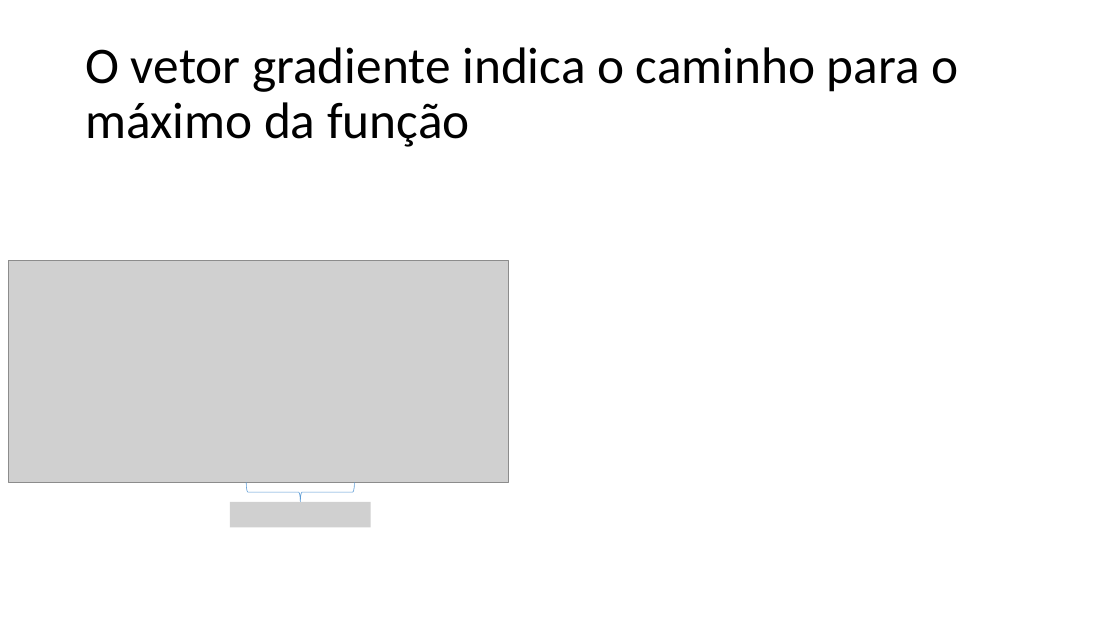
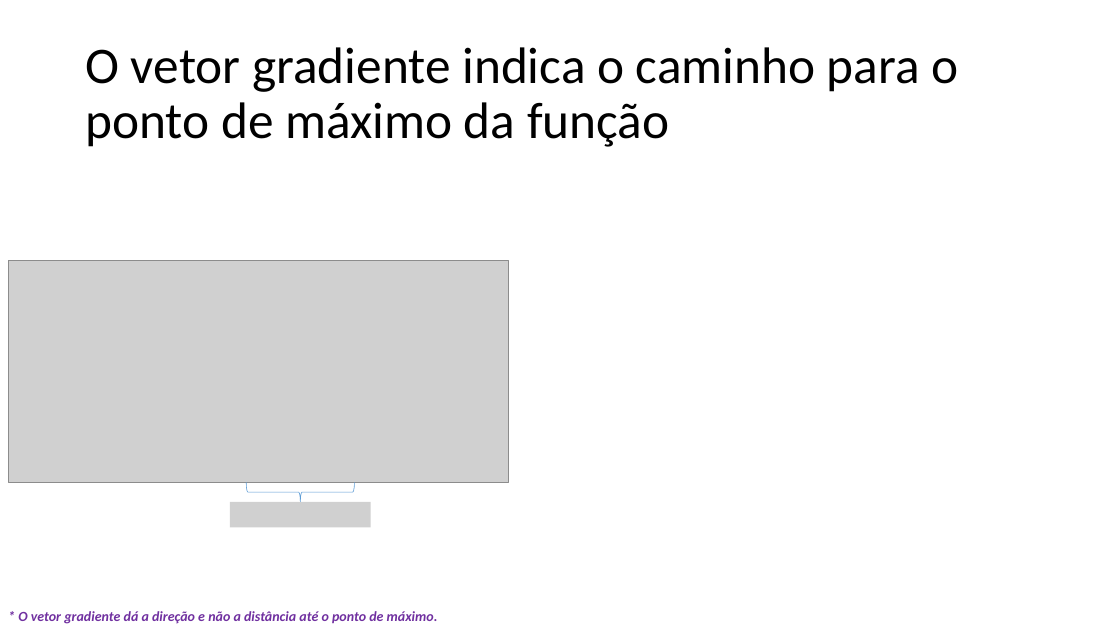
Before and after one commit to zz4fap/t319_aprendizado_de_maquina, a slide deck: slide 9 of slides/T319_Regressão_Linear (Parte II).pptx (slide 8 before the commit). Drawn at 1120x630 pixels with LibreOffice and Linux fonts; fonts in the diff are those of the drawing; grey boxes stand for pictures. Boxes give left, top, right and bottom in pixels: in the first picture for what was removed or moved away, otherwise in the second. Text is boxed around its words. In the diff, an @@ line names an element or a change of style, - is before the commit and + after.

```diff
--- a/slides/T319_Regressão_Linear (Parte II).pptx
+++ b/slides/T319_Regressão_Linear (Parte II).pptx
@@ title at box(85, 47, 959, 147): text changed @@
-O vetor gradiente indica o caminho para o máximo da função
+O vetor gradiente indica o caminho para o ponto de máximo da função
@@ text added at box(18, 611, 438, 624), 12 pt, text #7030A0, bold, italic @@
+* O vetor gradiente dá a direção e não a distância até o ponto de máximo.
```
Also in this commit, not shown: 10 other slides changed, 4 slides added, 1 slide removed, 1 other file.
